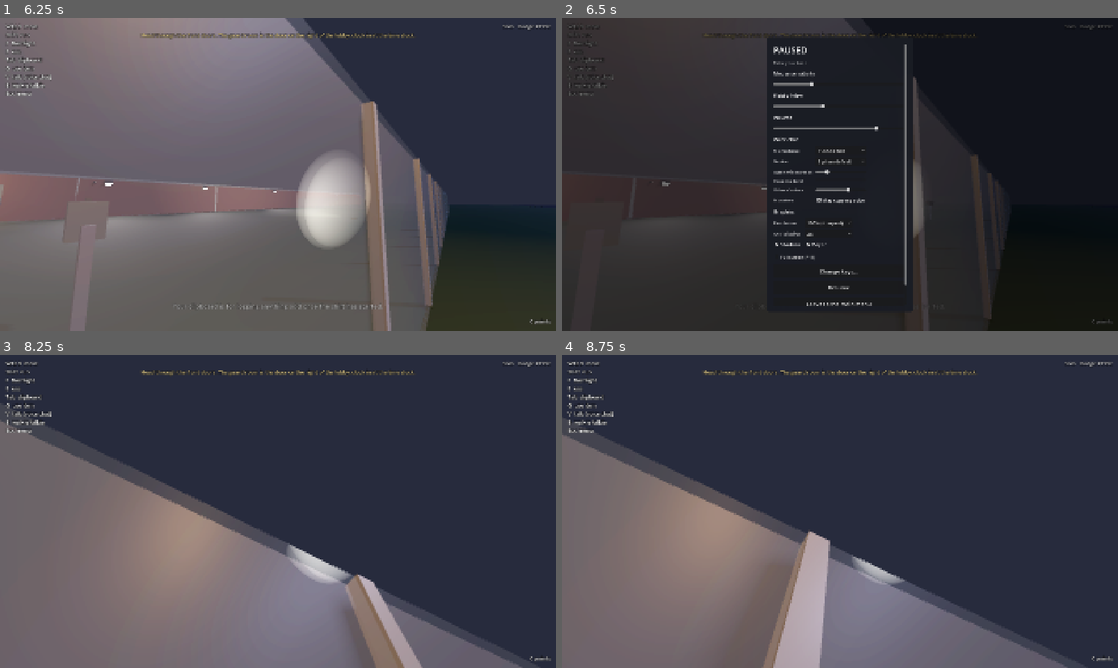
Above: before the commit, frames 1-4 (two rows, left to right).
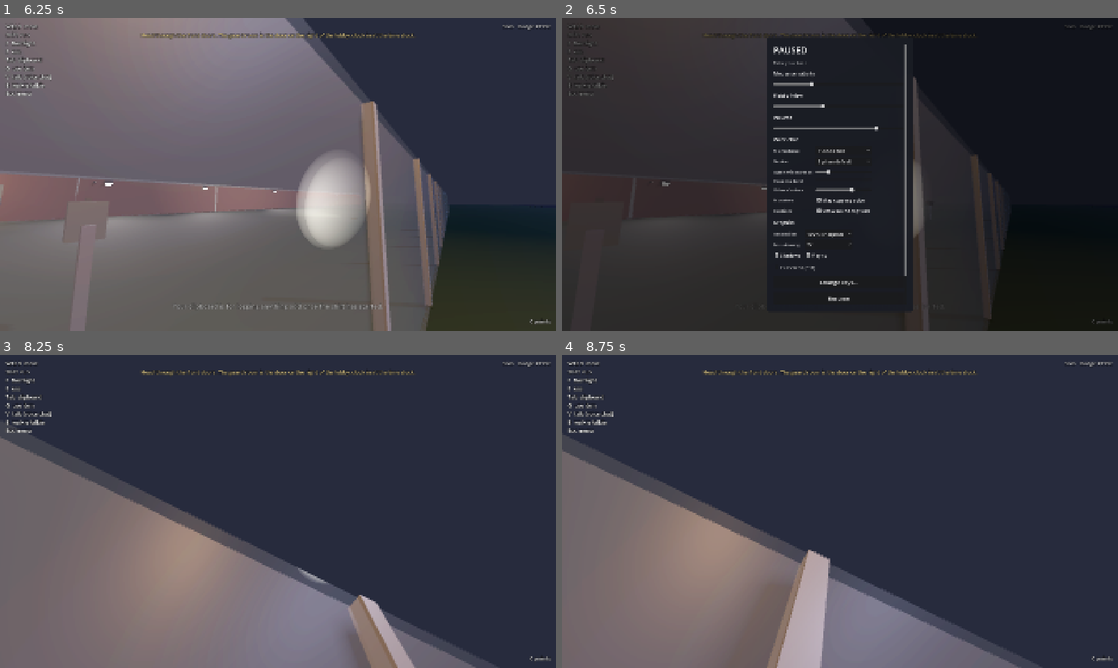
Above: after the commit, the same moments.

Repository: Travis700/Game
Game: Godot game, scene res://scenes/main.tscn
Two runs of this game, one before a commit and one after it. Both use one fixed random seed, a clock stepped at 60 frames per second and the inputs below.
Inputs (mouse positions are in pixels of both pictures, inside the frame that each line leads up to):
- Up to frame 1 (6.25 s): click "Normal nights (12 min)" at 0.5 s; click "Normal nights (12 min)" at 1.25 s; click "Play solo" at 2 s; tap Enter at 2.75 s; move the mouse to (305, 174) at 2.77 s; hold Tab (clipboard) 2.78-3.53 s; hold W (move_forward) from 2.78 s (still down); click (305, 174) at 2.92 s; move the mouse to (250, 174) at 3.52 s; tap R (compare) at 3.6 s; click (250, 174) at 3.67 s; move the mouse to (289, 168) at 4.27 s; hold F (flashlight) 4.28-5.03 s; click (289, 168) at 4.42 s; move the mouse to (272, 180) at 5.02 s; tap E (interact) at 5.1 s; click (272, 180) at 5.17 s; move the mouse to (316, 177) at 5.77 s; tap 1 (monitor_1) at 5.85 s; click (316, 177) at 5.92 s
- Up to frame 2 (6.5 s): keep holding W (move_forward); tap Escape (pause) at 6.4 s
- Up to frame 3 (8.25 s): release W (move_forward) at 6.5 s; click (283, 549) at 6.5 s, where only the run after the commit has a clickable "Show sound captions"; click "Resume" at 7.25 s; move the mouse to (233, 508) at 8.02 s; hold W (move_forward) from 8.03 s (still down); tap 2 (monitor_2) at 8.1 s; click (233, 508) at 8.17 s
- Up to frame 4 (8.75 s): keep holding W (move_forward)

Frame 1 is identical in both runs. In frame 2, 0.9% of the frame differs, in the area x 38-62%, y 42-92%; in frame 3, 9.6%, in the area x 0-94%, y 15-100%; in frame 4, 9.1%.

Commit message:
Add sound captions for monsters' noises, with direction
Co-Authored-By: Claude Opus 5.5 <noreply@anthropic.com>
Claude-Session: https://claude.ai/code/session_015YKvNgaJwTwAVL8wj2PRTQ

Diff:
--- /dev/null
+++ b/scripts/captions.gd
@@ -0,0 +1,100 @@
+class_name Captions
+extends CanvasLayer
+## Sound captions: when a monster makes a telling noise within earshot, a line at the bottom
+## right says what it was and which way, e.g. "[Whistle blast, behind you]". On by default;
+## the Esc menu turns them off. Each computer captions what its own guard can hear.
+
+## By "MonsterClass:state": what that state change sounds like.
+const SOUNDS := {
+	"HallMonitor:chase": "Whistle blast",
+	"Coach:whistle": "Whistle: \"HUSTLE!\"",
+	"Coach:chase": "Whistle blasts",
+	"CrossingGuard:stop": "Whistle, and a sign going up",
+	"CrossingGuard:charge": "Running footsteps",
+	"Librarian:shush": "\"Shhh.\"",
+	"Librarian:hunt": "Hissing",
+	"LunchLady:hunt": "The humming stops",
+	"Mascot:moving": "Heavy padded footsteps",
+	"Nurse:follow": "A heart monitor beeping",
+	"OtherCleaner:reveal": "A wet, wrong voice",
+	"Photographer:charging": "A camera flash charging",
+	"Photographer:rush": "A camera flash",
+	"Photographer:missed": "A camera flash",
+	"Principal:hunt": "Heavy, purposeful footsteps",
+	"Shade:hunt": "Something dragging itself",
+	"Specimen:crawl": "Skittering",
+	"Specimen:flee": "Skittering, going away",
+	"Student:reveal": "A scream",
+	"Substitute:register": "\"Guard...?\"",
+	"Substitute:detention": "A bell: detention",
+	"Twin:moving": "Giggling",
+	":hunt": "Running footsteps",
+}
+const HEARING := 30.0
+const SHOW_SECONDS := 4.0
+const MAX_LINES := 4
+
+## The local guard. Set by Main.
+var local_guard: Guard
+
+var _box: VBoxContainer
+
+
+func _ready() -> void:
+	layer = 6
+	add_to_group("captions")
+	_box = VBoxContainer.new()
+	_box.set_anchors_preset(Control.PRESET_BOTTOM_RIGHT)
+	_box.offset_left = -460
+	_box.offset_right = -20
+	_box.offset_top = -190
+	_box.offset_bottom = -40
+	_box.alignment = BoxContainer.ALIGNMENT_END
+	_box.mouse_filter = Control.MOUSE_FILTER_IGNORE
+	add_child(_box)
+
+
+## Called (through the "captions" group) by a monster whose state just changed.
+func heard(kind: String, new_state: String, at: Vector3) -> void:
+	var text: String = SOUNDS.get(kind + ":" + new_state, SOUNDS.get(":" + new_state, "") if new_state == "hunt" else "")
+	if text == "" or not _enabled() or local_guard == null or not is_instance_valid(local_guard):
+		return
+	var to := at - local_guard.global_position
+	if to.length() > HEARING:
+		return
+	_add("[%s, %s]" % [text, _direction(to)])
+
+
+func _direction(to: Vector3) -> String:
+	if to.length() < 3.0:
+		return "right next to you"
+	var basis := local_guard.global_basis
+	var forward := -basis.z.dot(to.normalized())
+	var right := basis.x.dot(to.normalized())
+	if forward > 0.6:
+		return "ahead"
+	if forward < -0.6:
+		return "behind you"
+	return "to your right" if right > 0.0 else "to your left"
+
+
+func _add(text: String) -> void:
+	var label := Label.new()
+	label.text = text
+	label.horizontal_alignment = HORIZONTAL_ALIGNMENT_RIGHT
+	label.add_theme_font_size_override("font_size", 17)
+	label.add_theme_color_override("font_color", Color(1.0, 0.95, 0.75))
+	label.add_theme_constant_override("outline_size", 5)
+	label.add_theme_color_override("font_outline_color", Color.BLACK)
+	_box.add_child(label)
+	while _box.get_child_count() > MAX_LINES:
+		_box.get_child(0).free()
+	var fade := label.create_tween()
+	fade.tween_interval(SHOW_SECONDS)
+	fade.tween_property(label, "modulate:a", 0.0, 0.6)
+	fade.tween_callback(label.queue_free)
+
+
+func _enabled() -> bool:
+	var profile := get_node_or_null("/root/Profile")
+	return profile == null or bool(profile.get("captions"))
--- a/scripts/main.gd
+++ b/scripts/main.gd
@@ -57,6 +57,7 @@
 var dread: Dread
 var rounds: Rounds
 var _siren: AudioStreamPlayer
+var captions: Captions
 var hiding: Hiding
 ## Host: when each ghost may next leave a cold spot.
 var _ghost_ping_at: Dictionary = {}
@@ -322,6 +323,9 @@
 	nerve.hud = hud
 	add_child(nerve)
 	night.nerve = nerve
+	captions = Captions.new()
+	captions.name = "Captions"
+	add_child(captions)
 	director.nerve = nerve
 	dread.night = night
 	add_child(night)
@@ -823,6 +827,7 @@
 	guard_room.local_guard = guard
 	cameras.viewer = guard
 	ambience.listener = guard
+	captions.local_guard = guard
 	night.nerve.local_guard = guard
 	dread.local_guard = guard
 	voice.local_guard = guard
--- a/scripts/monsters/monster.gd
+++ b/scripts/monsters/monster.gd
@@ -27,6 +27,7 @@
 		state = value
 		if is_inside_tree():
 			_on_state_changed(value)
+			get_tree().call_group("captions", "heard", get_script().get_global_name(), value, global_position)
 
 ## Render layers for the monster's body, e.g. the Ghost only shows on spectral camera feeds.
 var visual_layers := 1
--- a/scripts/pause_menu.gd
+++ b/scripts/pause_menu.gd
@@ -138,6 +138,12 @@
 		if voice:
 			voice.send_mimic_consent())
 	voice_grid.add_child(mimic)
+	voice_grid.add_child(_small("Captions"))
+	var captions := CheckBox.new()
+	captions.text = "Show sound captions"
+	captions.button_pressed = Profile.captions
+	captions.toggled.connect(func(on: bool) -> void: Profile.captions = on)
+	voice_grid.add_child(captions)
 
 	column.add_child(_label("Graphics"))
 	var graphics := GridContainer.new()
--- a/scripts/profile.gd
+++ b/scripts/profile.gd
@@ -26,6 +26,8 @@
 var mic_device := ""
 ## Night length on the menu: 0 short, 1 normal, 2 long.
 var night_length := 1
+## Sound captions for monsters' noises (bottom right).
+var captions := true
 ## True once this player has finished the training shift.
 var training_done := false
 ## The hat your guard wears (see Hats).
@@ -55,6 +57,7 @@
 		voice_mimic = config.get_value("voice", "mimic", true)
 		hat = config.get_value("look", "hat", "cap")
 		training_done = config.get_value("career", "training_done", false)
+		captions = config.get_value("settings", "captions", true)
 		night_length = config.get_value("settings", "night_length", 1)
 	apply_volume()
 	if employee_number < 1000:
@@ -88,6 +91,7 @@
 	config.set_value("voice", "mimic", voice_mimic)
 	config.set_value("look", "hat", hat)
 	config.set_value("career", "training_done", training_done)
+	config.set_value("settings", "captions", captions)
 	config.set_value("settings", "night_length", night_length)
 	config.save(PATH)
 
Not shown, added: scripts/captions.gd.uid
Not shown, changed: README.md
